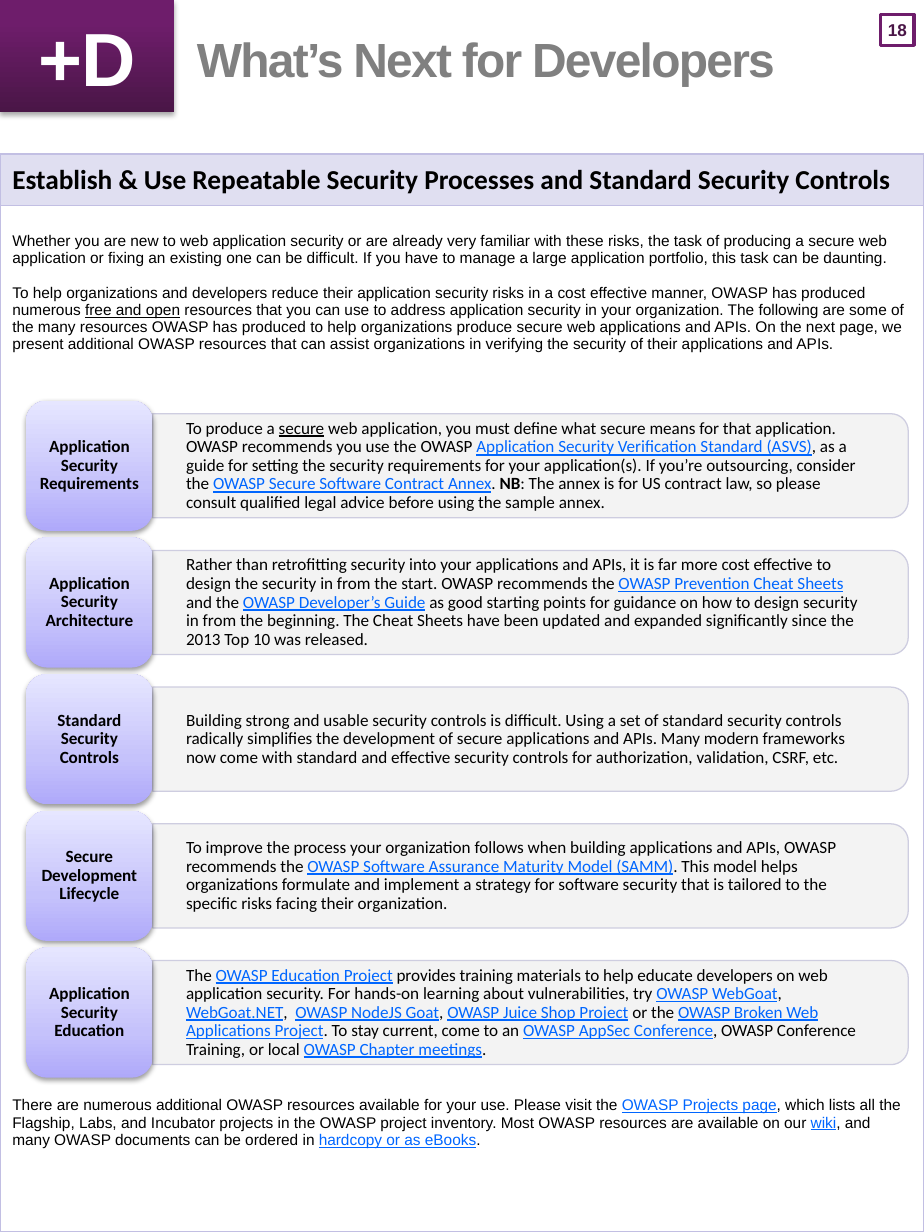
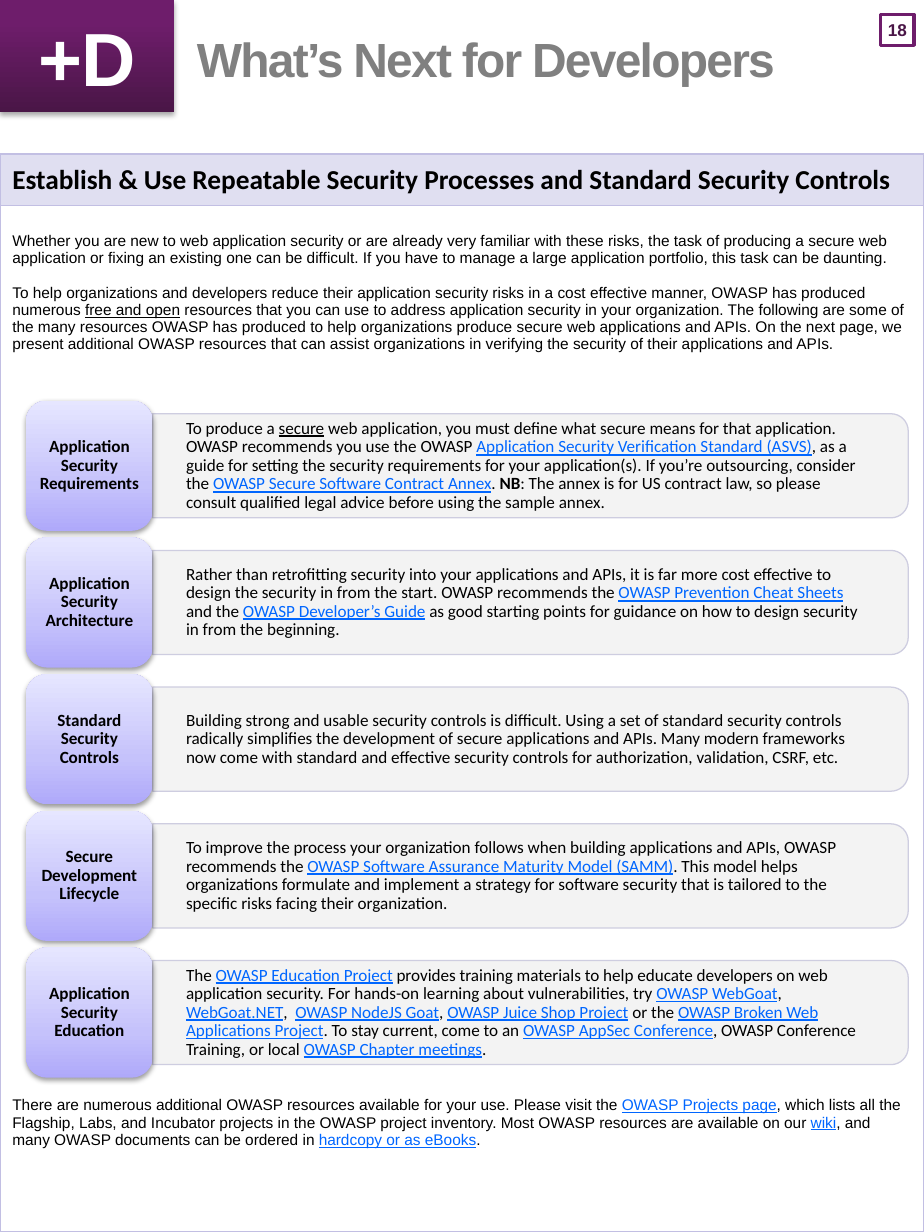
Before and after one commit to OWASP/Top10, a slide deck: slide 19 of 2017/OWASP Top 10 2017 GM (en).pptx. Drawn at 924x1232 pixels with LibreOffice and Linux fonts; fonts in the diff are those of the drawing. Boxes give left, top, right and bottom in pixels: in the first picture for what was removed or moved away, otherwise in the second. Text is boxed around its words. In the diff, an @@ line names an element or a change of style, - is before the commit and + after.

```diff
--- a/2017/OWASP Top 10 2017 GM (en).pptx
+++ b/2017/OWASP Top 10 2017 GM (en).pptx
@@ text in freeform shape at (186,568,858,638): text changed @@
-  Rather than retrofitting security into your applications and APIs, it is far more cost effective to design the security in from the start. OWASP recommends the OWASP Prevention Cheat Sheets and the OWASP Developer’s Guide as good starting points for guidance on how to design security in from the beginning. The Cheat Sheets have been updated and expanded significantly since the 2013 Top 10 was released.
+  Rather than retrofitting security into your applications and APIs, it is far more cost effective to design the security in from the start. OWASP recommends the OWASP Prevention Cheat Sheets and the OWASP Developer’s Guide as good starting points for guidance on how to design security in from the beginning.
```
Also in this commit, not shown: 16 other slides changed.
